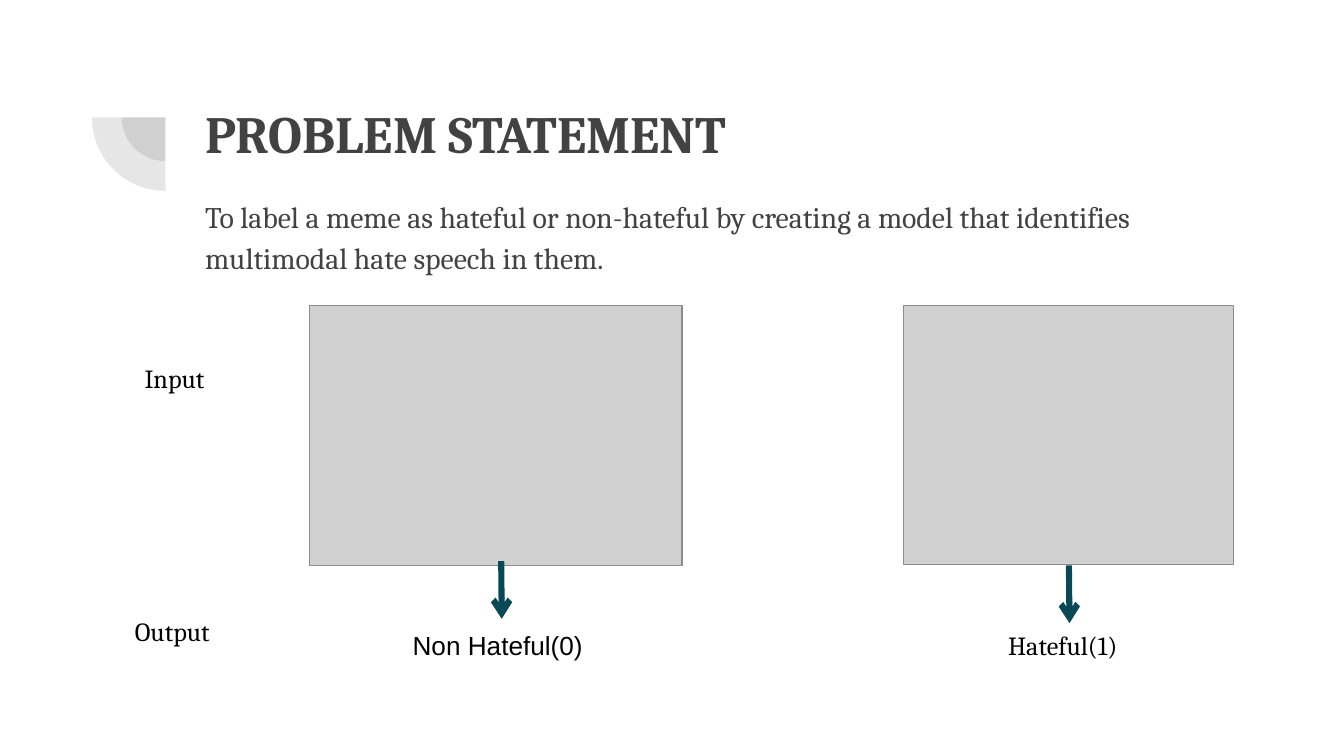
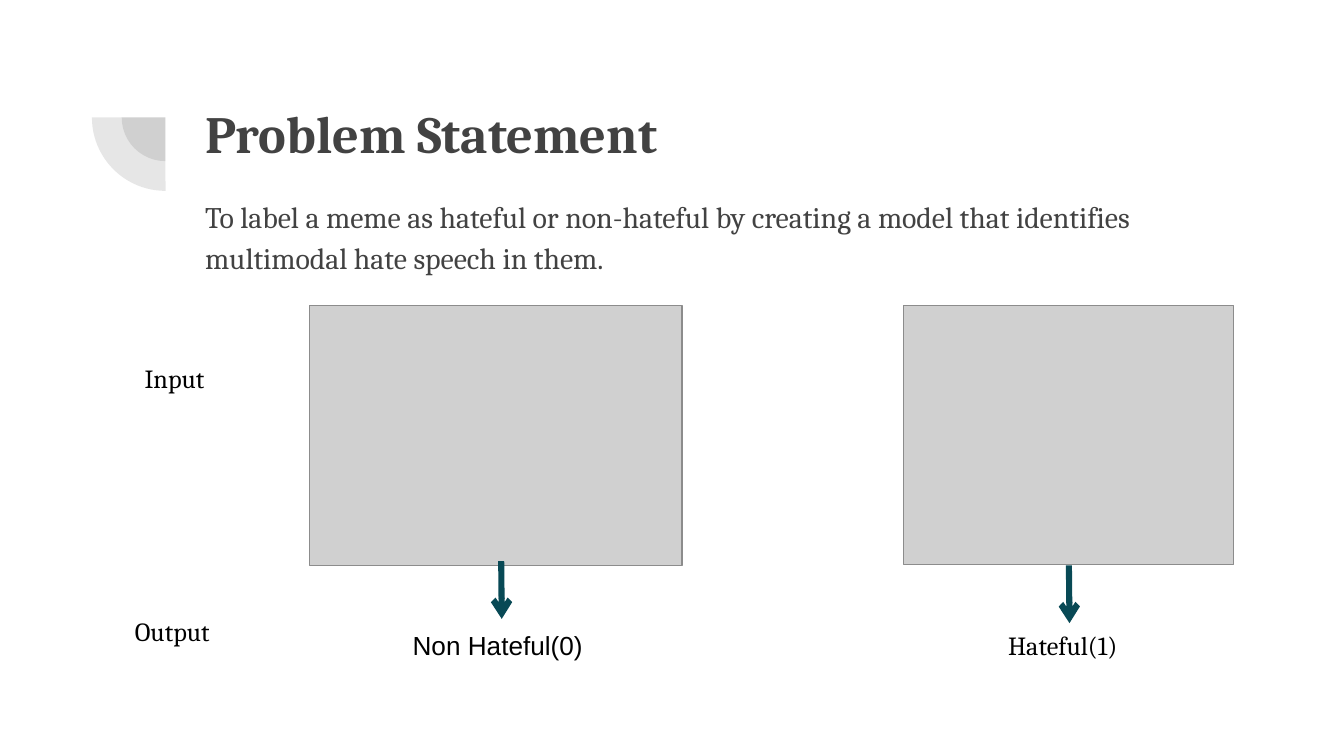
Before and after one commit to VarunBohara/Mini-Project-Documents, a slide deck: slide 5 of MINI PROJECT REVIEW.pptx. Drawn at 1344x756 pixels with LibreOffice and Linux fonts; fonts in the diff are those of the drawing; grey boxes stand for pictures. Boxes give left, top, right and bottom in pixels: in the first picture for what was removed or moved away, otherwise in the second. Text is boxed around its words. In the diff, an @@ line names an element or a change of style, - is before the commit and + after.

```diff
--- a/MINI PROJECT REVIEW.pptx
+++ b/MINI PROJECT REVIEW.pptx
@@ title at [205,116,657,154]: text changed @@
-PROBLEM STATEMENT
+Problem Statement
```
Also in this commit, not shown: 11 other slides changed.
